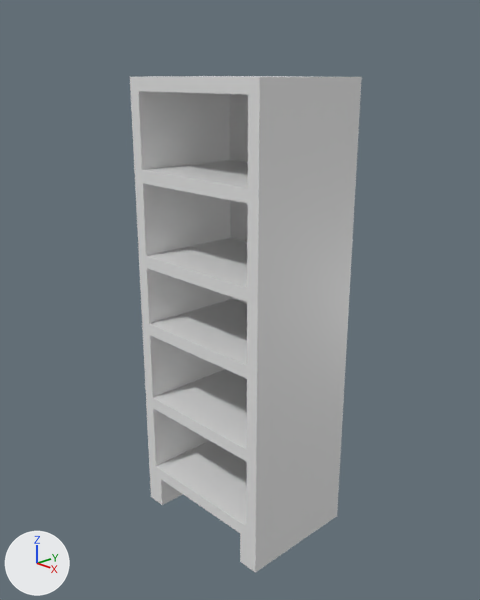
The Blender file modern/models/multidecor_cupboard_with_glass_doors.blend: old version first, new version second.
Both versions are drawn from a 50 mm lens placed at (5.39, -4.94, 4.03), pointed at (0.05, 0.17, 1.52). Arrows for +X, +Y and +Z are at lower left; the lights stay in place.

The scene before the commit, as lines of its bpy script (objects in view):
```python
me_cube = bpy.data.meshes.new('Cube')
me_cube.from_pydata(...)  # 72 vertices, 70 faces; spans x -0.92..1.08, y 0.24..1.74, z -3.88..1.52
me_cube.materials.append(mat_material)  # its picture is missing
ob_cube = bpy.data.objects.new('Cube', me_cube)
ob_cube.location = (-0.07, -0.74, 2.48)
```
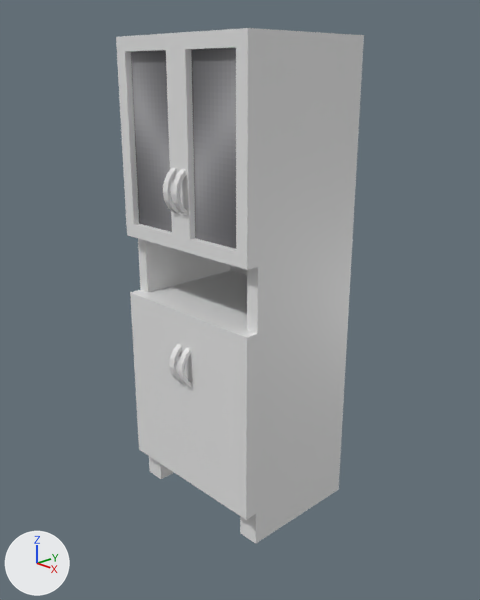
What the commit changed:
Picture 'multidecor_glass_material.png' (img_multidecor_glass_material_png) is new.
Material 'Material.004' (mat_material_004) is new.
Its base color is (0.8, 0.8, 0.8) (white #e7e7e7).
Material 'Material.005' (mat_material_005) is new.
Its base color is (0.8, 0.8, 0.8) (white #e7e7e7).
Its roughness is 0.4.
Material 'Material.002' (mat_material_002) is new.
Its texture is img_multidecor_glass_material_png.
Material 'Material.001' (mat_material_001) is new.
Its base color is (0.8, 0.8, 0.8) (white #e7e7e7).
Its roughness is 0.4.
Material 'Material.003' (mat_material_003) is new.
Its base color is (0.8, 0.8, 0.8) (white #e7e7e7).
Mesh me_cube_010 is new.
It has 36 vertices, 30 faces and spans x -0.5..0.5, y -0.21..0.07, z -1.07..1.07.
Faces by material slot: [6, 24].
It uses material mat_material_005 (its picture is missing).
It uses material mat_material_004 (its picture is missing).
Mesh me_cube_008 is new.
It has 52 vertices, 60 faces and spans x -0.5..0.5, y -0.21..0.07, z -1.07..1.07.
Faces by material slot: [31, 1, 28].
It uses material mat_material_001 (its picture is missing).
It uses material mat_material_002 (picture img_multidecor_glass_material_png).
It uses material mat_material_003 (its picture is missing).
Object 'Cube' (ob_cube) moves from (-0.07, -0.74, 2.48) to (-0.07, -0.74, 2.88).
Object 'Cube.004' (ob_cube_004) is new; it shows me_cube_010.
Its location is (0.5, -0.57, 0.47).
Its scale is (-1.0, 1.0, 1.0).
Object 'Cube.003' (ob_cube_003) is new; it shows a copy of me_cube_010.
Its location is (-0.5, -0.57, 0.47).
Object 'Cube.002' (ob_cube_002) is new; it shows me_cube_008.
Its location is (0.5, -0.57, 3.33).
Its scale is (-1.0, 1.0, 1.0).
Object 'Cube.001' (ob_cube_001) is new; it shows a copy of me_cube_008.
Its location is (-0.5, -0.57, 3.33).

Boxes [x1, y1, x2, y2] around the edits, measured in the pictures (480 x 600 px):
'Cube', moved: before [130, 76, 362, 573]; after [138, 29, 364, 544]
'Cube.002', added: after [172, 28, 260, 270]
    faces in mat_material_001 (its picture is missing): [175, 28, 260, 270]
    faces in mat_material_002 (picture img_multidecor_glass_material_png): [191, 48, 236, 249]
    faces in mat_material_003 (its picture is missing): [172, 169, 187, 215]
'Cube.004', added: after [178, 310, 257, 520]
    faces in mat_material_005 (its picture is missing): [183, 310, 257, 520]
    faces in mat_material_004 (its picture is missing): [178, 348, 191, 387]
'Cube.001', added: after [116, 33, 181, 251]
    faces in mat_material_002 (picture img_multidecor_glass_material_png): [131, 50, 172, 232]
    faces in mat_material_001 (its picture is missing): [116, 33, 181, 251]
    faces in mat_material_003 (its picture is missing): [163, 168, 178, 213]
'Cube.003', added: after [130, 290, 193, 481]
    faces in mat_material_005 (its picture is missing): [130, 290, 193, 481]
    faces in mat_material_004 (its picture is missing): [169, 344, 182, 383]
